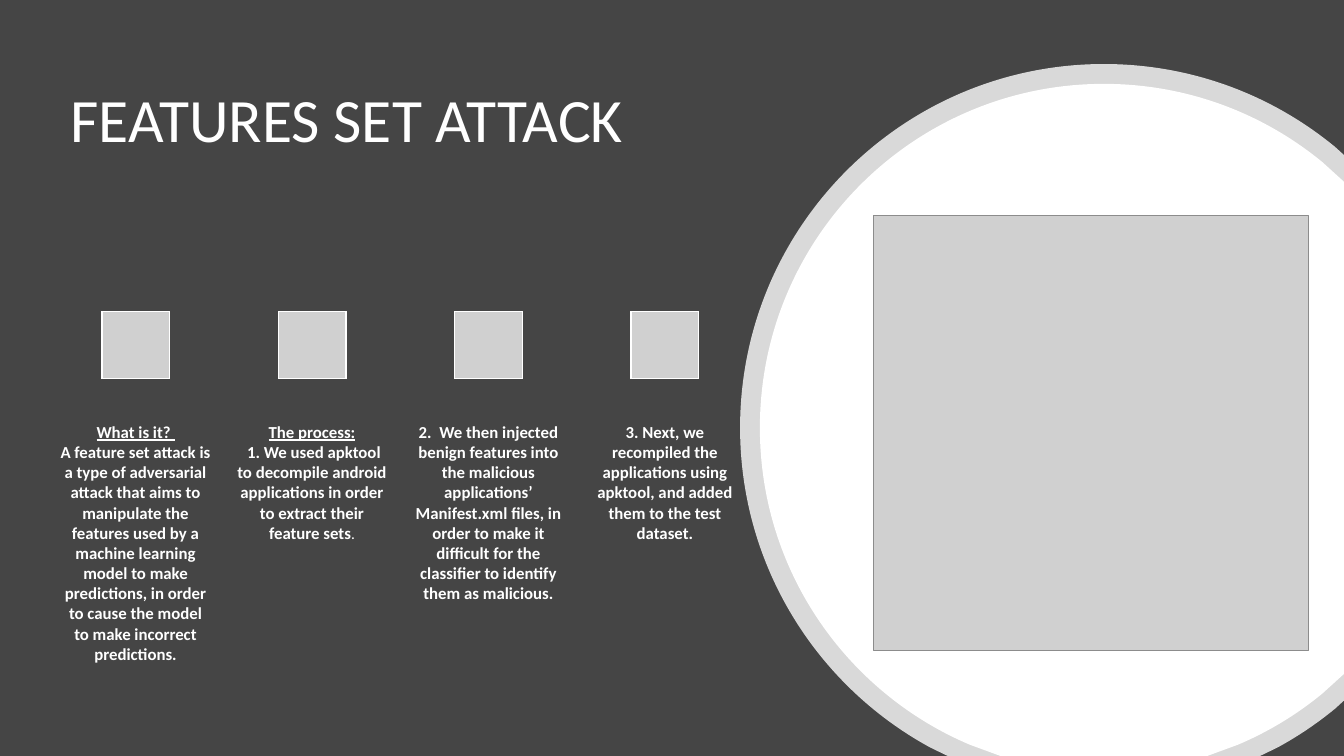
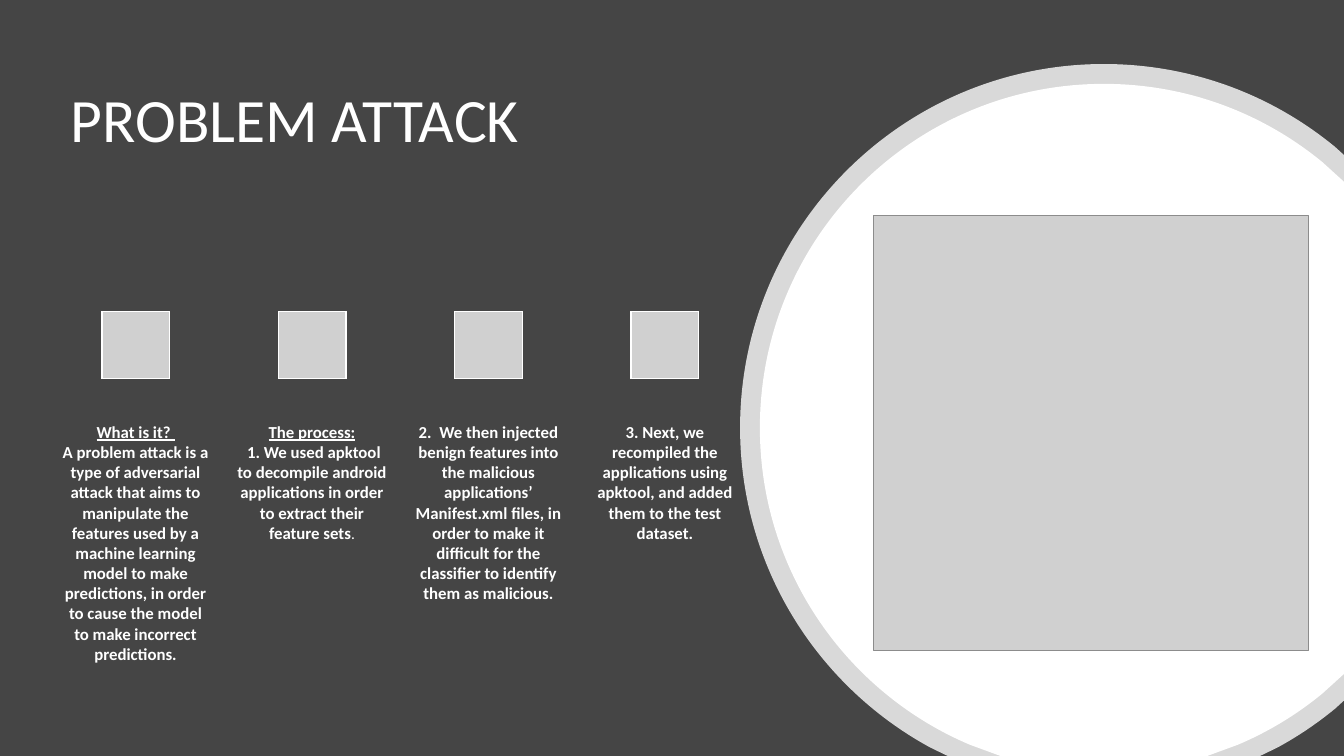
Before and after one commit to TalMalchi/drebin-android-attack, a slide deck: slide 8 of Presentation.pptx. Drawn at 1344x756 pixels with LibreOffice and Linux fonts; fonts in the diff are those of the drawing; grey boxes stand for pictures. Boxes give left, top, right and bottom in pixels: in the first picture for what was removed or moved away, otherwise in the second. Text is boxed around its words. In the diff, an @@ line names an element or a change of style, - is before the commit and + after.

```diff
--- a/Presentation.pptx
+++ b/Presentation.pptx
@@ title at box(71, 102, 519, 143): text changed @@
-FEATURES SET ATTACK
+PROBLEM ATTACK
@@ text at box(63, 426, 208, 663): text changed @@
-What is it?
-A feature set attack is a type of adversarial attack that aims to manipulate the features used by a machine learning model to make predictions, in order to cause the model to make incorrect predictions.
+What is it?
+A problem attack is a type of adversarial attack that aims to manipulate the features used by a machine learning model to make predictions, in order to cause the model to make incorrect predictions.
```
Also in this commit, not shown: 3 other slides changed, 1 slide added, 1 slide removed.
